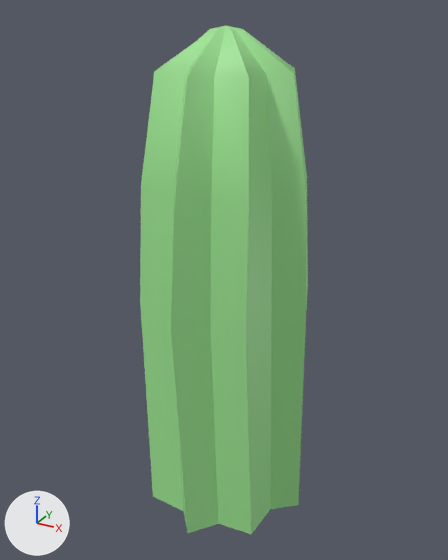
Renders of the FBX model Assets/3D Models/Items/Cactus.fbx from each side of a commit.
Camera for both pictures: a 50 mm camera at (0.427, -0.785, 0.456) aimed at (-0.006, 0.003, 0.062). The lights are fixed; the arrows at lower left show +X, +Y and +Z. Objects named as collision shapes, trigger or cutter boxes, shadow casters or lower levels of detail are left out. Where no turn or scale is listed for an object, it has been applied to the vertices.

Names of what the first picture shows: 'Cactus_LOD0'.
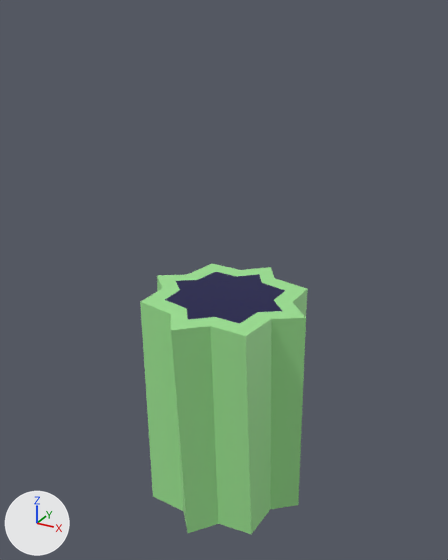
What changed in the scene script:
```text
Add mat_material2:
    mat_material2 = principled_material('Material2')
    mat_material2.base_color = (0.000283, 0.0, 0.0637)  # dark blue #010047
Change me_cube_033:
    used by ob_cactus_lod0; location = (0.0, 0.0, 0.0)
    remove me_cube_033.from_pydata(...)  # 82 vertices, 96 faces; spans x -0.142..0.14, y -0.141..0.141, z -0.335..0.434
    add me_cube_033.from_pydata(...)  # 66 vertices, 80 faces; spans x -0.142..0.14, y -0.141..0.141, z -0.335..0.038
    me_cube_033 part 1
    33 vertices are removed from x -0.099..0.101, y -0.103..0.103, z 0.378..0.434
    48 faces are deleted
    16 vertices move from x -0.128..0.129, y -0.129..0.129, z 0.221 to x -0.102..0.101, y -0.101..0.101, z 0.038
    1 vertex is added at (-0.001, 0.0, 0.038)
    16 new faces join them, mat_material2 (dark blue #010047)
    add me_cube_033.materials.append(mat_material2)  # dark blue #010047
```

Where the change shows, as pixel boxes [x1, y1, x2, y2] in the pictures (448 x 560 px):
'Cactus_LOD0', reshaped (47% shorter)
    before: [140, 25, 308, 534]
    after: [140, 264, 308, 534]
part 1 of me_cube_033, cut back
    before: [141, 25, 307, 207]
    after: [165, 272, 285, 324]
